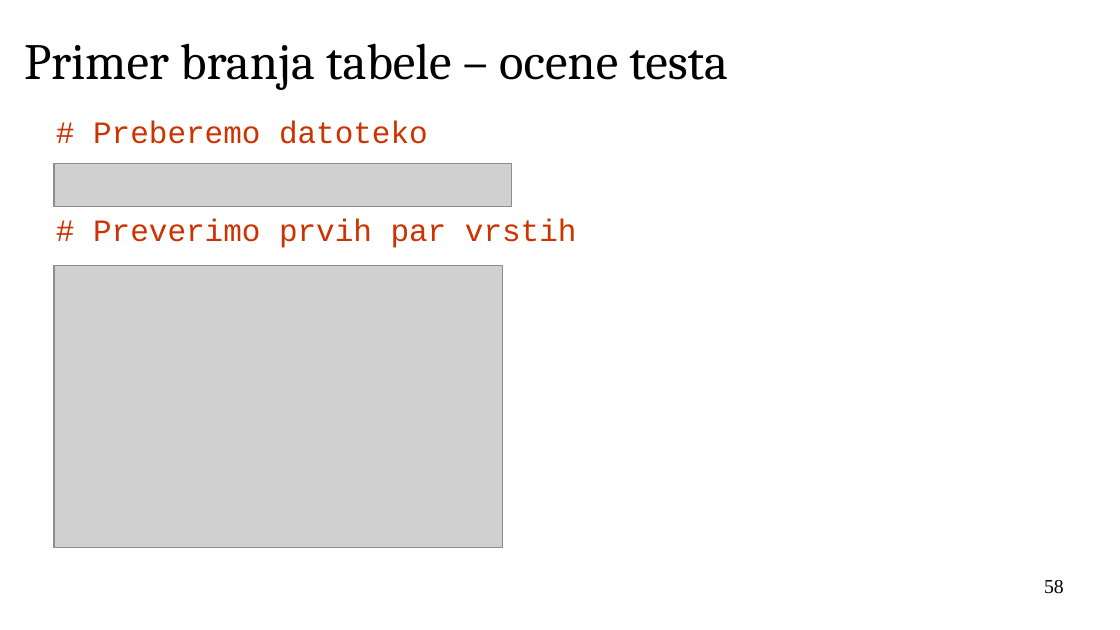
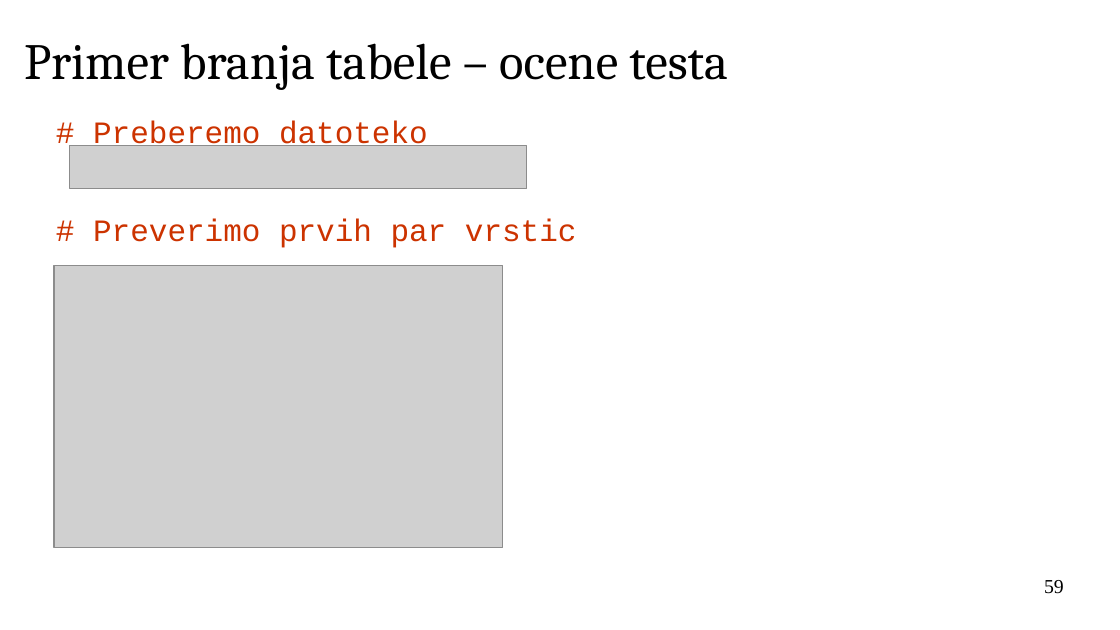
Before and after one commit to janaobsteter/R_tecaj, a slide deck: slide 59 of ModulA/IT_Rtecaj_ModulA.odp (slide 58 before the commit). Drawn at 1120x630 pixels with LibreOffice and Linux fonts; fonts in the diff are those of the drawing; grey boxes stand for pictures; background and template pictures are left out. Boxes give left, top, right and bottom in pixels: in the first picture for what was removed or moved away, otherwise in the second. Text is boxed around its words. In the diff, an @@ line names an element or a change of style, - is before the commit and + after.

```diff
--- a/ModulA/IT_Rtecaj_ModulA.odp
+++ b/ModulA/IT_Rtecaj_ModulA.odp
@@ picture: place and size @@
-picture at (54,164,511,207)
+picture at (70,145,527,189)
@@ text at (93,219,577,248): text changed @@
-# Preverimo prvih par vrstih
+# Preverimo prvih par vrstic
@@ page number at (1044,580,1064,594): text changed @@
-58
+59
```
Also in this commit, not shown: 17 other slides changed, 1 slide added, 6 other files.
